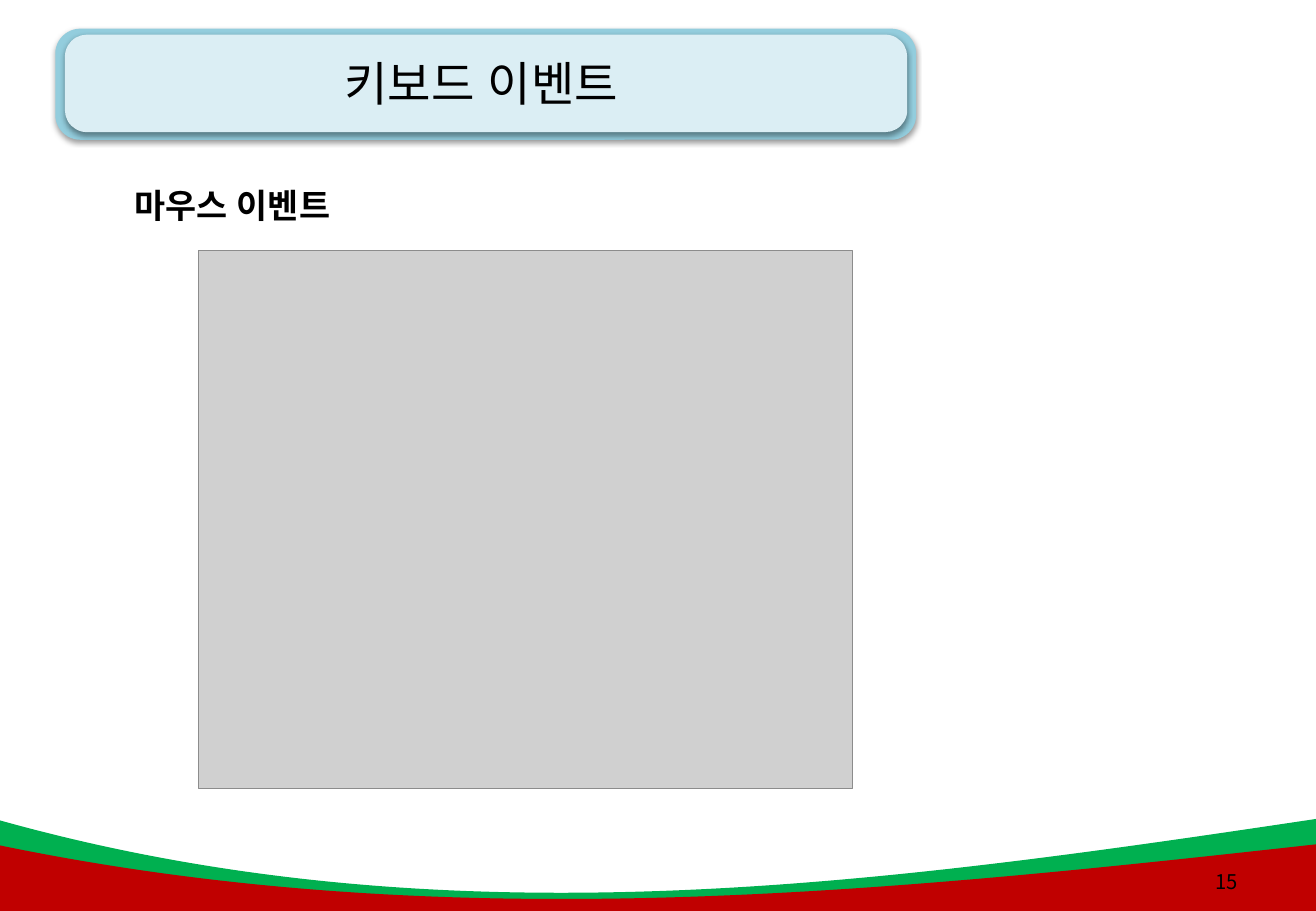
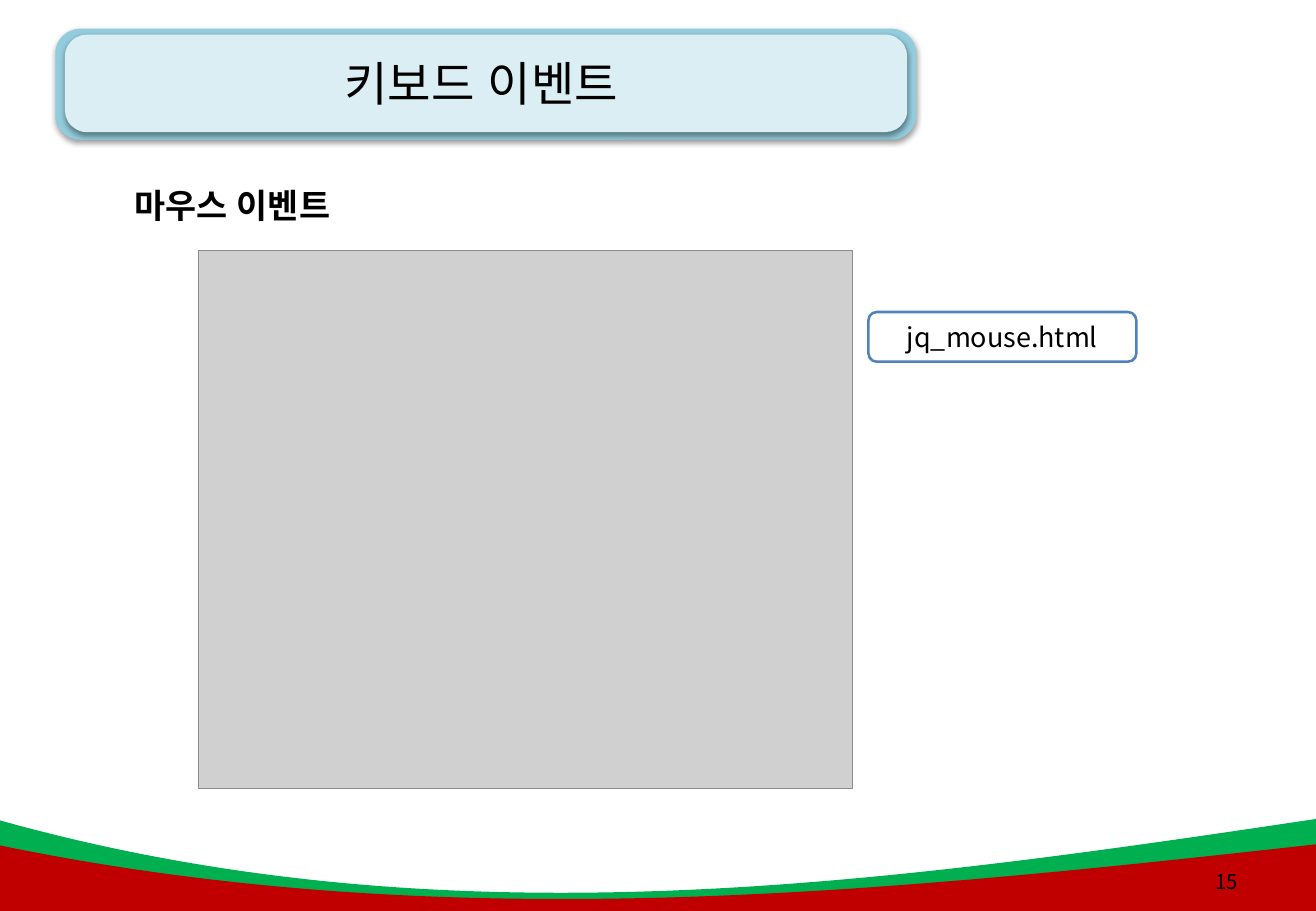
Before and after one commit to kiyongee2/green_project_web, a slide deck: slide 15 of js_ppt/10강. JQuery2 .pptx. Drawn at 1316x911 pixels with LibreOffice and Linux fonts; fonts in the diff are those of the drawing; grey boxes stand for pictures; background and template pictures are left out. Boxes give left, top, right and bottom in pixels: in the first picture for what was removed or moved away, otherwise in the second. Text is boxed around its words. In the diff, an @@ line names an element or a change of style, - is before the commit and + after.

```diff
--- a/js_ppt/10강. JQuery2 .pptx
+++ b/js_ppt/10강. JQuery2 .pptx
@@ rounded rectangle added at <box>869,312,1136,362</box>, fill #FFFFFF, outline #4F81BD 1.5 pt, 16 pt, text #000000 @@
+jq_mouse.html
```
Also in this commit, not shown: 4 other slides changed, 8 slides added, 4 slides removed, 57 other files.
